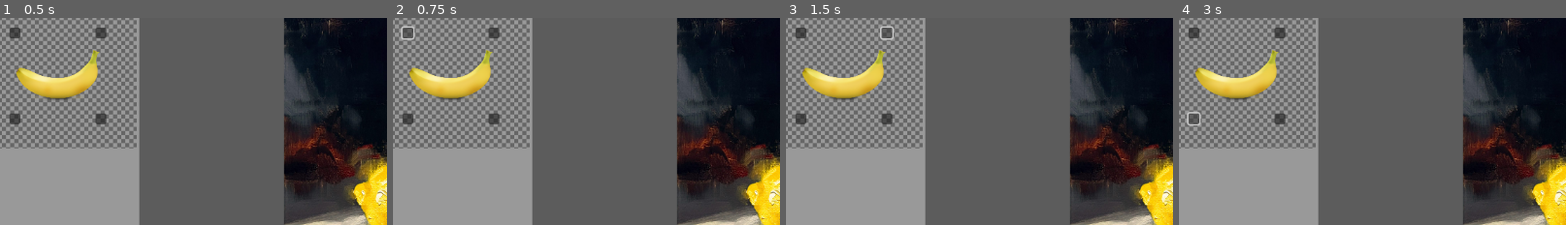
Above: before the commit, frames 1-4 (left to right).
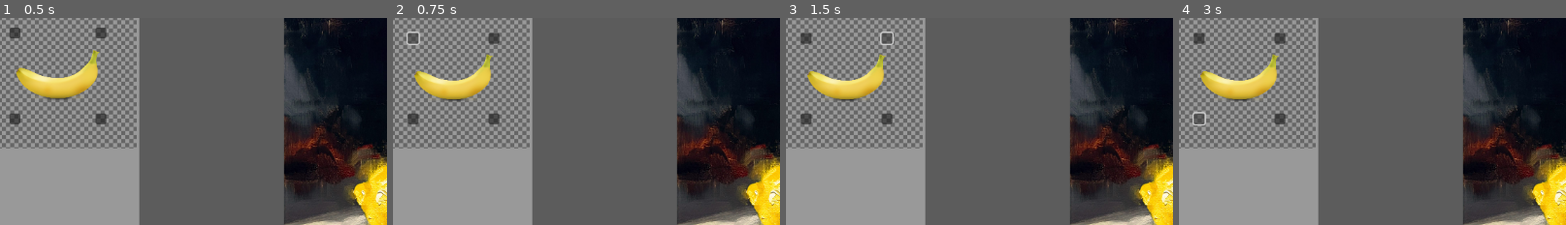
Above: after the commit, the same moments.

Repository: Just-a-Bee/banana_for_scale
Game: Godot game, scene res://game.tscn
The game is run twice, just before and just after one commit, with the same random seed, the same clock (stepped at 60 frames per second) and the same inputs. The project has no main scene, so this scene is started directly.
Inputs (mouse positions are % of the whole screen's width and height, from its top left; square brackets give the same spot before the commit, where the layout moved):
- Up to frame 1 (0.5 s): no input
- Up to frame 2 (0.75 s): click (4, 11) at 0.5 s
- Up to frame 3 (1.5 s): click (15, 12) [15, 11] at 1.25 s
- Up to frame 4 (3 s): click (15, 31) at 2 s; click (5, 31) [4, 31] at 2.75 s
The pictures show only the part of the screen within x 2-52%, y 7-57%; the shares and areas given below are measured in that part.

Frame 1 is identical in both runs. In frame 2, 1.5% of the frame differs, in the area x 2-28%, y 3-52%; in frame 3, 1.5%; in frame 4, 1.5%.

Commit message:
Banana now has a minimum size it cannot be scaled below Comments added to banana script

Diff:
--- a/banana.gd
+++ b/banana.gd
@@ -3,37 +3,72 @@
 
 extends Control
 
+# array of scale handle nodes
 @onready var handles = [$TopLeft, $TopRight, $BottomLeft, $BottomRight]
 
+# minimum size of the banana
 const MINIMUM_SIZE = Vector2(20,20)
 
+# bool for if banana is currently being dragged
 var dragging:bool = false
 
+# scale handle vars
 var draghandle = null
+var min_handle_pos:Vector2
+var max_handle_pos:Vector2
 var prev_mouse_pos = Vector2.ZERO
 
+# on ready connect signals
 func _ready():
 	for i in handles:
 		i.button_down.connect(_on_handle_clicked.bind(i))
-		i.button_up.connect(_on_handle_released.bind(i))
+		i.button_up.connect(_on_handle_released)
 
-func _on_handle_clicked(button):
-	draghandle = button
+# when a handle is clicked it becomes the target handle for dragging
+func _on_handle_clicked(handle):
+	draghandle = handle
+	var handle_pos = draghandle.position
 
-func _on_handle_released(button):
+	# calculate the minimum and maximum position of the handle
+	if draghandle.position.x < draghandle.share_y.position.x:
+		max_handle_pos.x = draghandle.share_y.position.x - MINIMUM_SIZE.x
+		min_handle_pos.x = 0
+	else:
+		min_handle_pos.x = draghandle.share_y.position.x + MINIMUM_SIZE.x
+		max_handle_pos.x = get_viewport().size.x
+
+	if draghandle.position.y < draghandle.share_x.position.y:
+		max_handle_pos.y = draghandle.share_x.position.y - MINIMUM_SIZE.y
+		min_handle_pos.y = 0
+	else:
+		min_handle_pos.y = draghandle.share_x.position.y + MINIMUM_SIZE.y
+		max_handle_pos.y = get_viewport().size.y
+
+
+# when a handle is released, stop dragging it
+func _on_handle_released():
 	draghandle = null
 
-func _input(event):
+# input function handles results of mouse movement
+func _input(_event):
+	var mouse_distance = get_local_mouse_position() - prev_mouse_pos
+	# move scale handle if dragging one
 	if draghandle:
-		move_handle(draghandle, draghandle.position + get_local_mouse_position() - prev_mouse_pos)
+		move_handle(draghandle, draghandle.position + mouse_distance)
 		adjust_scale()
-	if dragging:
-		$Button.position += get_local_mouse_position() - prev_mouse_pos
+	# move banana if being dragged
+	elif dragging:
+		$Button.position += mouse_distance
 		for i in handles:
-			i.position += get_local_mouse_position() - prev_mouse_pos
+			i.position += mouse_distance
 	prev_mouse_pos = get_local_mouse_position()
 
+# move scale handle to given position, limiting to minimum and maximum values
 func move_handle(handle, pos):
+	pos.x = max(min_handle_pos.x, pos.x)
+	pos.x = min(max_handle_pos.x, pos.x)
+	pos.y = max(min_handle_pos.y, pos.y)
+	pos.y = min(max_handle_pos.y, pos.y)
 	handle.move(pos)
 
 
@@ -42,7 +77,6 @@
 	$Button.position = $TopLeft.position + Vector2(8,8)
 	$Button.size = $BottomRight.position - $TopLeft.position
 
-
 func _on_button_button_down():
 	dragging = true
 func _on_button_button_up():
